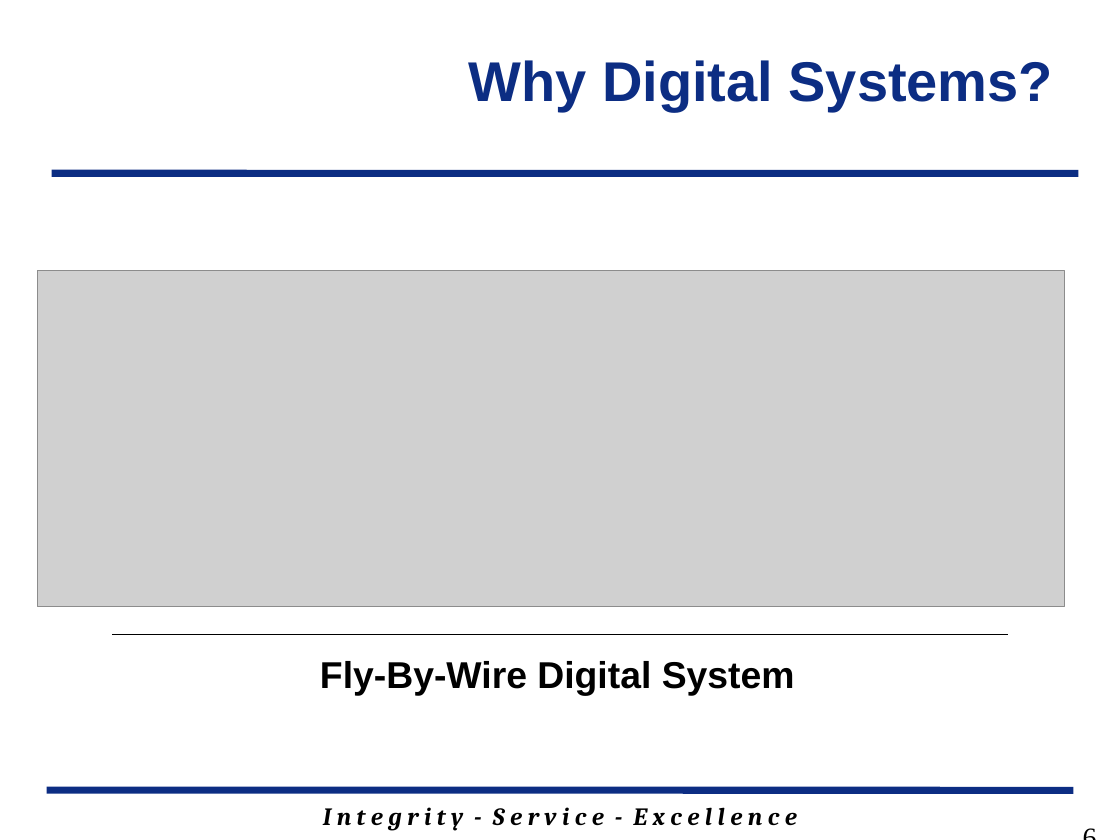
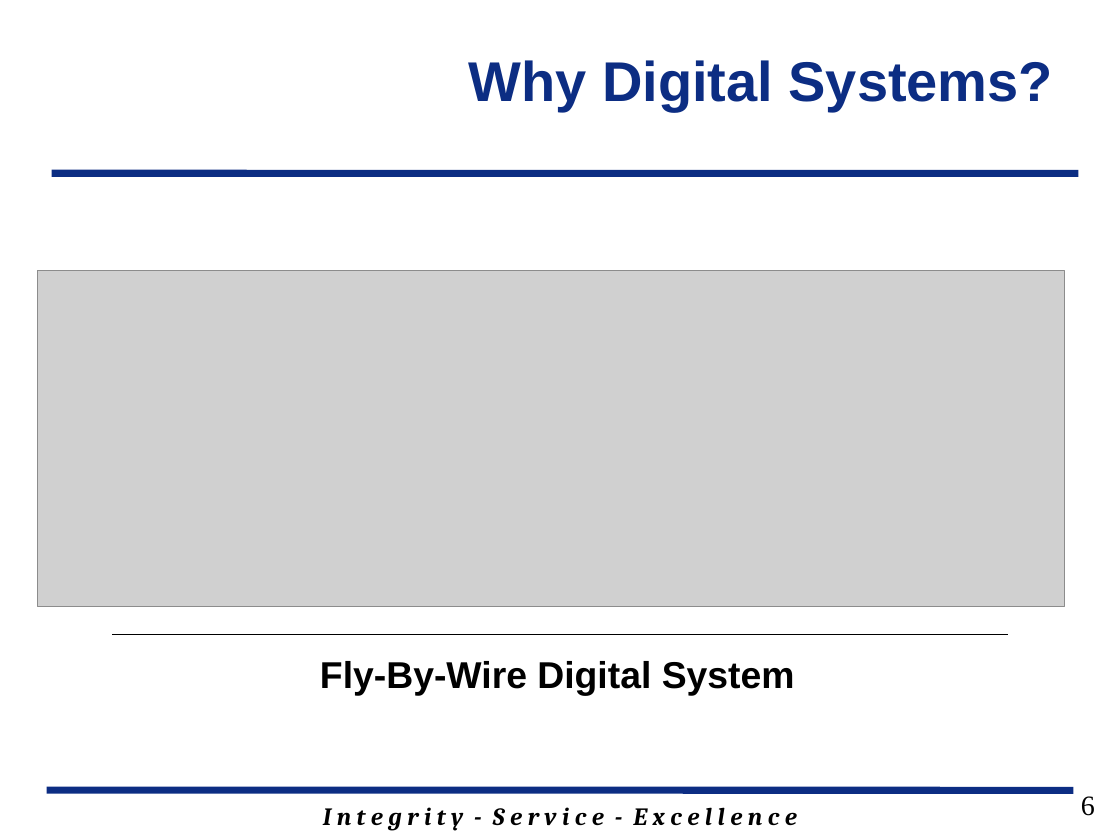
Before and after one commit to jfalkinburg/ECE383_web, a slide deck: slide 6 of lecture/slides/ECE_383_Lec1.pptx. Drawn at 1120x840 pixels with LibreOffice and Linux fonts; fonts in the diff are those of the drawing; grey boxes stand for pictures; background and template pictures are left out. Boxes give left, top, right and bottom in pixels: in the first picture for what was removed or moved away, otherwise in the second. Text is boxed around its words. In the diff, an @@ line names an element or a change of style, - is before the commit and + after.

```diff
--- a/lecture/slides/ECE_383_Lec1.pptx
+++ b/lecture/slides/ECE_383_Lec1.pptx
@@ page number rewrapped from box(847, 766, 1108, 824) to box(1081, 796, 1095, 816) @@
```
Also in this commit, not shown: 13 other slides changed, 2 slides added, 1 slide removed, 3 other files.
